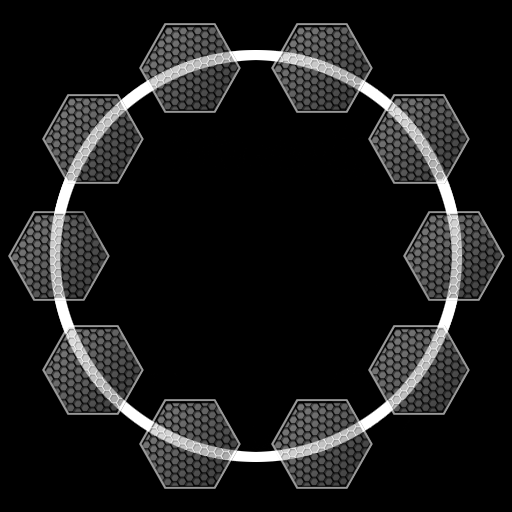
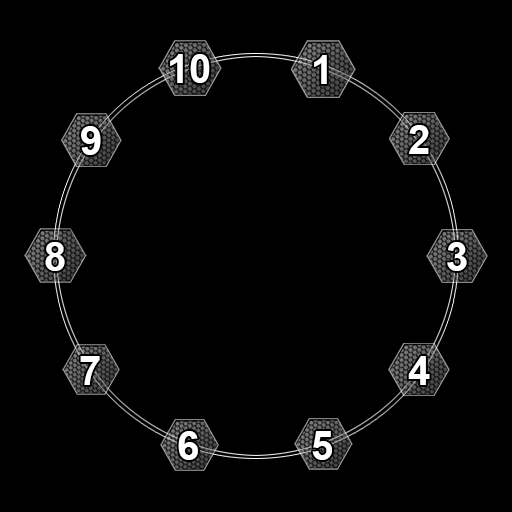
Before/after of a 512x512 layered artwork. What changed in the layer stack:
added layer "1" above "group01" over <box>314,55,327,84</box>
added layer "group01" above "2" over <box>291,40,356,98</box>
added layer "2" above "group02" over <box>409,125,429,154</box>
added layer "group02" above "3" over <box>389,112,450,165</box>
added layer "3" above "group03" over <box>447,242,467,271</box>
added layer "group03" above "4" over <box>426,229,488,283</box>
added layer "4" above "group04" over <box>408,356,430,385</box>
added layer "group04" above "5" over <box>388,343,450,396</box>
added layer "5" above "group05" over <box>312,431,332,460</box>
added layer "group05" above "6" over <box>294,418,353,470</box>
added layer "6" above "group06" over <box>178,431,198,460</box>
renamed "top right 1 copy" to "group06", painted on it over <box>139,399,373,489</box>
added layer "7" above "group07" over <box>80,356,100,385</box>
renamed "top right 2 copy" to "group07", painted on it over <box>42,325,470,415</box>
added layer "8" above "group08" over <box>45,242,65,271</box>
renamed "selectors" to "group08", moved it above "9", painted on it over <box>8,49,505,463</box>
added layer "9" above "group09" over <box>81,126,101,155</box>
renamed "top right 2" to "group09", painted on it over <box>42,94,470,184</box>
added layer "10" above "group10" over <box>170,54,210,83</box>
renamed "top right 1" to "group10", moved it above "Outer Ring", painted on it over <box>139,23,373,113</box>
painted on "Outer Ring" over <box>49,49,463,463</box>
